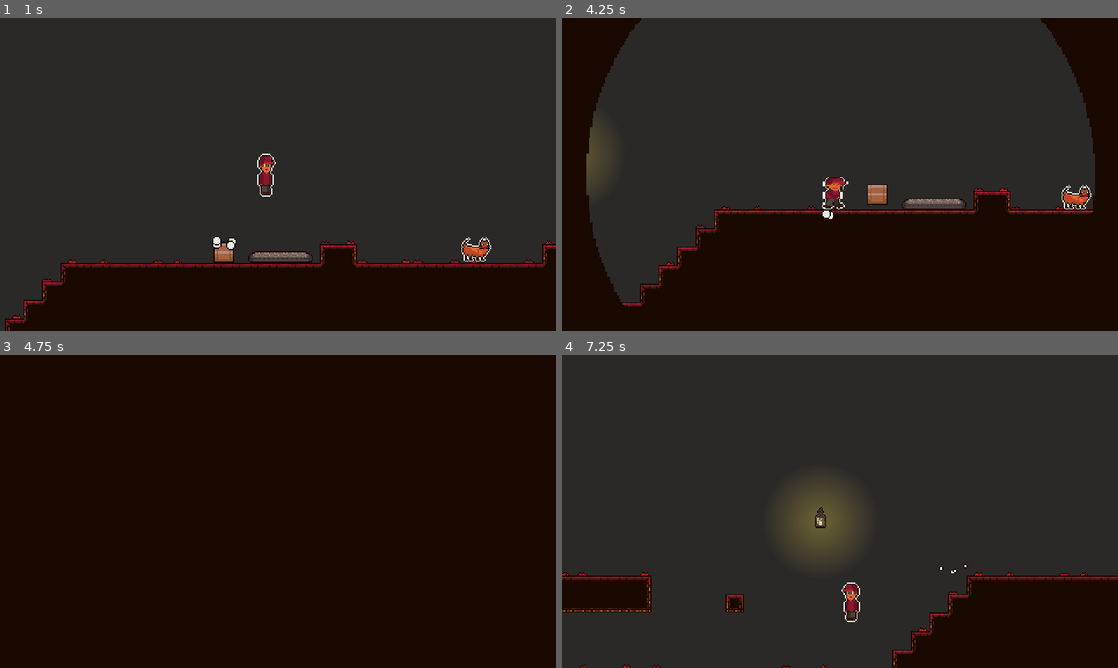
Above: before the commit, frames 1-4 (two rows, left to right).
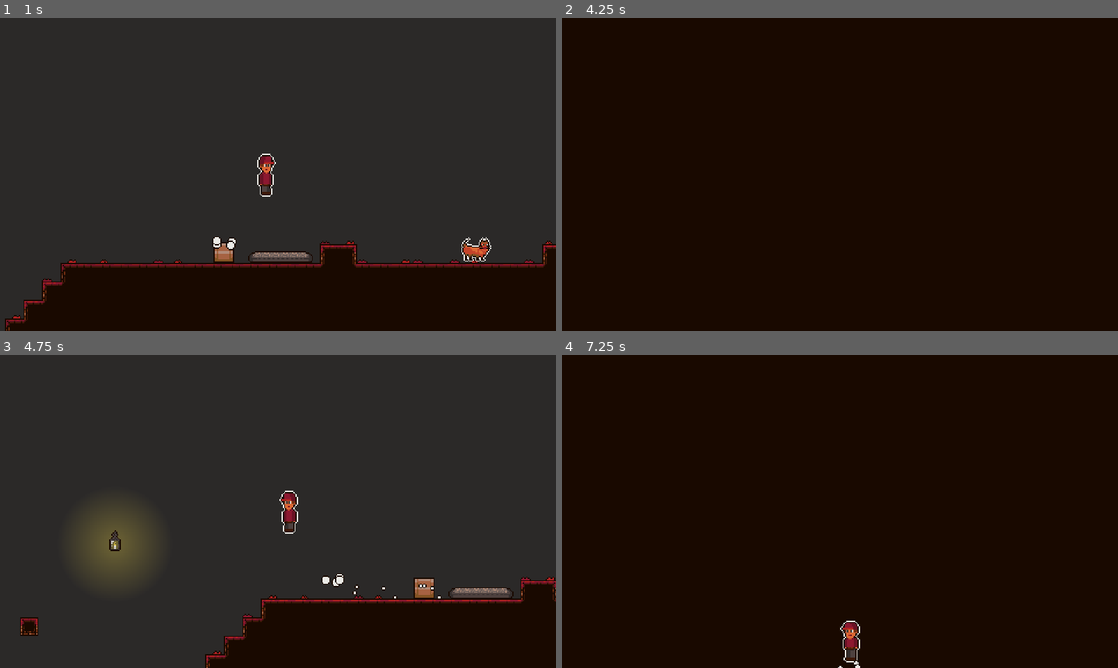
Above: after the commit, the same moments.

Repository: RemyIsCool/Carrying-Thing-Game
Game: Godot game, scene res://Levels/TestScene.tscn
Two runs of this game, one before a commit and one after it. Both use one fixed random seed, a clock stepped at 60 frames per second and the inputs below.
Inputs:
- Up to frame 1 (1 s): hold D (right) from 0.53 s (still down); tap Space (pick_up_throw) at 0.6 s; tap W (jump) at 0.77 s
- Up to frame 2 (4.25 s): tap Space (pick_up_throw) every 0.75 s from 1.35 to 3.6 s; tap W (jump) at 1.52, 3.02, 3.77 s; release D (right) at 2.03 s; hold A (left) 2.03-2.78 s; hold D (right) from 2.78 s (still down); tap R (restart, bound only before the commit) at 4.15 s
- Up to frame 3 (4.75 s): release D (right) at 4.28 s; hold A (left) from 4.28 s (still down); tap Space (pick_up_throw) at 4.35 s; tap W (jump) at 4.52 s
- Up to frame 4 (7.25 s): release A (left) at 5.03 s; hold D (right) 5.03-5.78 s; tap Space (pick_up_throw) at 5.1, 5.85, 6.6 s; hold A (left) from 5.78 s (still down); tap W (jump) at 6.02, 6.77 s

Frame 1 is identical in both runs. In frame 2, 57% of the frame differs, in the area x 4-96%, y 0-93%; in frame 3, 87%; in frame 4, 89%, in the area x 0-100%, y 0-100%.

Commit message:
changed some stuff idk

Diff:
--- a/CatLitter/CatLitterLeft.tscn
+++ b/CatLitter/CatLitterLeft.tscn
@@ -4,8 +4,8 @@
 [ext_resource path="res://DeathTrigger/DeathTrigger.tscn" type="PackedScene" id=2]
 
 [node name="CatLitterLeft" type="StaticBody2D" groups=["platform"]]
-collision_layer = 32776
-collision_mask = 32776
+collision_layer = 8
+collision_mask = 8
 
 [node name="Sprite" type="Sprite" parent="."]
 z_index = 100
--- a/CatLitter/CatLitterMiddle.tscn
+++ b/CatLitter/CatLitterMiddle.tscn
@@ -7,8 +7,8 @@
 extents = Vector2( 4, 4.5 )
 
 [node name="CatLitterMiddle" type="StaticBody2D" groups=["platform"]]
-collision_layer = 32776
-collision_mask = 32776
+collision_layer = 8
+collision_mask = 8
 
 [node name="Sprite" type="Sprite" parent="."]
 z_index = 100
--- a/CatLitter/CatLitterRight.tscn
+++ b/CatLitter/CatLitterRight.tscn
@@ -4,8 +4,8 @@
 [ext_resource path="res://DeathTrigger/DeathTrigger.tscn" type="PackedScene" id=2]
 
 [node name="CatLitterRight" type="StaticBody2D" groups=["platform"]]
-collision_layer = 32776
-collision_mask = 32776
+collision_layer = 8
+collision_mask = 8
 
 [node name="Sprite" type="Sprite" parent="."]
 z_index = 100
--- a/DeathTrigger/DeathTrigger.gd
+++ b/DeathTrigger/DeathTrigger.gd
@@ -4,3 +4,6 @@
 func _physics_process(delta: float) -> void:
 	if overlaps_body(GlobalNodes.player):
 		GlobalNodes.player.die()
+
+	if overlaps_body(GlobalNodes.box):
+		GlobalNodes.box.position = GlobalNodes.player.position
--- a/DeathTrigger/DeathTrigger.tscn
+++ b/DeathTrigger/DeathTrigger.tscn
@@ -5,6 +5,8 @@
 [sub_resource type="RectangleShape2D" id=1]
 
 [node name="DeathTrigger" type="Area2D"]
+collision_layer = 32769
+collision_mask = 32769
 script = ExtResource( 1 )
 
 [node name="CollisionShape2D" type="CollisionShape2D" parent="."]
--- a/FallingPlatform/FallingPlatform.gd
+++ b/FallingPlatform/FallingPlatform.gd
@@ -3,9 +3,8 @@
 
 
 func _physics_process(delta: float) -> void:
-	if $PlayerDetector.overlaps_body(GlobalNodes.player):
-		$AnimationPlayer.play("crumble")
-
+	if $PlayerDetector.overlaps_body(GlobalNodes.player) and $FallTimer.time_left <= 0:
+		$FallTimer.start()
 
 func _on_AppearTimer_timeout() -> void:
 	$AnimationPlayer.play("RESET")
@@ -16,3 +15,8 @@
 # Never gonna make you cry
 # Never gonna say goodbye
 # Never gonna tell a lie and hurt you
+
+
+func _on_FallTimer_timeout() -> void:
+	if $PlayerDetector.overlaps_body(GlobalNodes.player):
+		$AnimationPlayer.play("crumble")
--- a/FallingPlatform/FallingPlatform.tscn
+++ b/FallingPlatform/FallingPlatform.tscn
@@ -13,7 +13,7 @@
 [sub_resource type="Animation" id=4]
 length = 0.001
 tracks/0/type = "value"
-tracks/0/path = NodePath("CollisionShape2D:shape:extents")
+tracks/0/path = NodePath("PlayerDetector:position")
 tracks/0/interp = 1
 tracks/0/loop_wrap = true
 tracks/0/imported = false
@@ -22,10 +22,10 @@
 "times": PoolRealArray( 0 ),
 "transitions": PoolRealArray( 1 ),
 "update": 0,
-"values": [ Vector2( 32, 8 ) ]
+"values": [ Vector2( 0, -10 ) ]
 }
 tracks/1/type = "value"
-tracks/1/path = NodePath("CollisionShape2D:position")
+tracks/1/path = NodePath("Sprite:frame")
 tracks/1/interp = 1
 tracks/1/loop_wrap = true
 tracks/1/imported = false
@@ -33,11 +33,11 @@
 tracks/1/keys = {
 "times": PoolRealArray( 0 ),
 "transitions": PoolRealArray( 1 ),
-"update": 0,
-"values": [ Vector2( 0, 0 ) ]
+"update": 1,
+"values": [ 0 ]
 }
 tracks/2/type = "value"
-tracks/2/path = NodePath("PlayerDetector:position")
+tracks/2/path = NodePath("CollisionShape2D:disabled")
 tracks/2/interp = 1
 tracks/2/loop_wrap = true
 tracks/2/imported = false
@@ -45,11 +45,11 @@
 tracks/2/keys = {
 "times": PoolRealArray( 0 ),
 "transitions": PoolRealArray( 1 ),
-"update": 0,
-"values": [ Vector2( 0, -10 ) ]
+"update": 1,
+"values": [ false ]
 }
 tracks/3/type = "value"
-tracks/3/path = NodePath("Sprite:frame")
+tracks/3/path = NodePath("PlayerDetector/CollisionShape2D:disabled")
 tracks/3/interp = 1
 tracks/3/loop_wrap = true
 tracks/3/imported = false
@@ -58,10 +58,10 @@
 "times": PoolRealArray( 0 ),
 "transitions": PoolRealArray( 1 ),
 "update": 1,
-"values": [ 0 ]
-}
-tracks/4/type = "value"
-tracks/4/path = NodePath("CollisionShape2D:disabled")
+"values": [ false ]
+}
+tracks/4/type = "method"
+tracks/4/path = NodePath("Particles")
 tracks/4/interp = 1
 tracks/4/loop_wrap = true
 tracks/4/imported = false
@@ -69,11 +69,13 @@
 tracks/4/keys = {
 "times": PoolRealArray( 0 ),
 "transitions": PoolRealArray( 1 ),
-"update": 1,
-"values": [ false ]
+"values": [ {
+"args": [  ],
+"method": "restart"
+} ]
 }
 tracks/5/type = "value"
-tracks/5/path = NodePath("PlayerDetector/CollisionShape2D:disabled")
+tracks/5/path = NodePath("Sprite:visible")
 tracks/5/interp = 1
 tracks/5/loop_wrap = true
 tracks/5/imported = false
@@ -82,38 +84,12 @@
 "times": PoolRealArray( 0 ),
 "transitions": PoolRealArray( 1 ),
 "update": 1,
-"values": [ false ]
-}
-tracks/6/type = "method"
-tracks/6/path = NodePath("Particles")
-tracks/6/interp = 1
-tracks/6/loop_wrap = true
-tracks/6/imported = false
-tracks/6/enabled = true
-tracks/6/keys = {
-"times": PoolRealArray( 0 ),
-"transitions": PoolRealArray( 1 ),
-"values": [ {
-"args": [  ],
-"method": "restart"
-} ]
-}
-tracks/7/type = "value"
-tracks/7/path = NodePath("Sprite:visible")
-tracks/7/interp = 1
-tracks/7/loop_wrap = true
-tracks/7/imported = false
-tracks/7/enabled = true
-tracks/7/keys = {
-"times": PoolRealArray( 0 ),
-"transitions": PoolRealArray( 1 ),
-"update": 1,
 "values": [ true ]
 }
 
 [sub_resource type="Animation" id=3]
 resource_name = "crumble"
-length = 2.4
+length = 0.6
 tracks/0/type = "value"
 tracks/0/path = NodePath("Sprite:frame")
 tracks/0/interp = 1
@@ -121,98 +97,74 @@
 tracks/0/imported = false
 tracks/0/enabled = true
 tracks/0/keys = {
-"times": PoolRealArray( 0, 0.4, 0.8, 1.2, 1.6, 2 ),
+"times": PoolRealArray( 0.1, 0.2, 0.3, 0.4, 0.5, 0.6 ),
 "transitions": PoolRealArray( 1, 1, 1, 1, 1, 1 ),
 "update": 1,
 "values": [ 0, 1, 2, 3, 4, 5 ]
 }
 tracks/1/type = "value"
-tracks/1/path = NodePath("CollisionShape2D:position")
+tracks/1/path = NodePath("CollisionShape2D:disabled")
 tracks/1/interp = 1
 tracks/1/loop_wrap = true
 tracks/1/imported = false
 tracks/1/enabled = true
 tracks/1/keys = {
-"times": PoolRealArray( 0, 2.4 ),
+"times": PoolRealArray( 0, 0.6 ),
 "transitions": PoolRealArray( 1, 1 ),
-"update": 0,
-"values": [ Vector2( 0, 0 ), Vector2( 0, 6.5 ) ]
+"update": 1,
+"values": [ false, true ]
 }
 tracks/2/type = "value"
-tracks/2/path = NodePath("CollisionShape2D:shape:extents")
+tracks/2/path = NodePath("PlayerDetector/CollisionShape2D:disabled")
 tracks/2/interp = 1
 tracks/2/loop_wrap = true
 tracks/2/imported = false
 tracks/2/enabled = true
 tracks/2/keys = {
-"times": PoolRealArray( 0, 2.4 ),
+"times": PoolRealArray( 0, 0.6 ),
 "transitions": PoolRealArray( 1, 1 ),
-"update": 0,
-"values": [ Vector2( 32, 8 ), Vector2( 32, 1.5 ) ]
-}
-tracks/3/type = "value"
-tracks/3/path = NodePath("CollisionShape2D:disabled")
+"update": 1,
+"values": [ true, true ]
+}
+tracks/3/type = "method"
+tracks/3/path = NodePath("AppearTimer")
 tracks/3/interp = 1
 tracks/3/loop_wrap = true
 tracks/3/imported = false
 tracks/3/enabled = true
 tracks/3/keys = {
-"times": PoolRealArray( 0, 2.4 ),
-"transitions": PoolRealArray( 1, 1 ),
-"update": 1,
-"values": [ false, true ]
-}
-tracks/4/type = "value"
-tracks/4/path = NodePath("PlayerDetector/CollisionShape2D:disabled")
+"times": PoolRealArray( 0.6 ),
+"transitions": PoolRealArray( 1 ),
+"values": [ {
+"args": [ -1 ],
+"method": "start"
+} ]
+}
+tracks/4/type = "method"
+tracks/4/path = NodePath("Particles")
 tracks/4/interp = 1
 tracks/4/loop_wrap = true
 tracks/4/imported = false
 tracks/4/enabled = true
 tracks/4/keys = {
-"times": PoolRealArray( 0, 2.4 ),
-"transitions": PoolRealArray( 1, 1 ),
-"update": 1,
-"values": [ true, true ]
-}
-tracks/5/type = "method"
-tracks/5/path = NodePath("AppearTimer")
+"times": PoolRealArray( 0.6 ),
+"transitions": PoolRealArray( 1 ),
+"values": [ {
+"args": [  ],
+"method": "restart"
+} ]
+}
+tracks/5/type = "value"
+tracks/5/path = NodePath("Sprite:visible")
 tracks/5/interp = 1
 tracks/5/loop_wrap = true
 tracks/5/imported = false
 tracks/5/enabled = true
 tracks/5/keys = {
-"times": PoolRealArray( 2.4 ),
-"transitions": PoolRealArray( 1 ),
-"values": [ {
-"args": [ -1 ],
-"method": "start"
-} ]
-}
-tracks/6/type = "method"
-tracks/6/path = NodePath("Particles")
-tracks/6/interp = 1
-tracks/6/loop_wrap = true
-tracks/6/imported = false
-tracks/6/enabled = true
-tracks/6/keys = {
-"times": PoolRealArray( 2.4 ),
-"transitions": PoolRealArray( 1 ),
-"values": [ {
-"args": [  ],
-"method": "restart"
-} ]
-}
-tracks/7/type = "value"
-tracks/7/path = NodePath("Sprite:visible")
-tracks/7/interp = 1
-tracks/7/loop_wrap = true
-tracks/7/imported = false
-tracks/7/enabled = true
-tracks/7/keys = {
-"times": PoolRealArray( 2.4 ),
-"transitions": PoolRealArray( 1 ),
-"update": 1,
-"values": [ false ]
+"times": PoolRealArray( 0, 0.6 ),
+"transitions": PoolRealArray( 1, 1 ),
+"update": 1,
+"values": [ true, false ]
 }
 
 [sub_resource type="CanvasItemMaterial" id=5]
@@ -230,7 +182,7 @@
 orbit_velocity_random = 0.0
 anim_speed = 1.0
 
-[node name="FallingPlatformLeft" type="StaticBody2D"]
+[node name="FallingPlatform" type="StaticBody2D"]
 collision_layer = 32777
 collision_mask = 32777
 script = ExtResource( 2 )
@@ -249,6 +201,7 @@
 shape = SubResource( 2 )
 
 [node name="AnimationPlayer" type="AnimationPlayer" parent="."]
+playback_speed = 1.5
 anims/RESET = SubResource( 4 )
 anims/crumble = SubResource( 3 )
 
@@ -264,4 +217,9 @@
 process_material = SubResource( 6 )
 texture = ExtResource( 3 )
 
+[node name="FallTimer" type="Timer" parent="."]
+wait_time = 0.1
+one_shot = true
+
 [connection signal="timeout" from="AppearTimer" to="." method="_on_AppearTimer_timeout"]
+[connection signal="timeout" from="FallTimer" to="." method="_on_FallTimer_timeout"]
--- a/Levels/TestScene.tscn
+++ b/Levels/TestScene.tscn
@@ -747,8 +747,8 @@
 tile_data = PoolIntArray( 458792, 24, 0, 458793, 25, 0, 458804, 26, 0, 524292, 26, 0, 524293, 24, 0, 524296, 25, 0, 524 …(13413 unchanged characters)…
 
 [node name="DeathTrigger2" parent="." instance=ExtResource( 10 )]
-position = Vector2( 352, 341 )
-scale = Vector2( 138.426, 10.7972 )
+position = Vector2( 353, 553 )
+scale = Vector2( 130.423, 13.4095 )
 
 [node name="CatLitterLeft" parent="." instance=ExtResource( 14 )]
 position = Vector2( 582, 139 )
@@ -771,5 +771,5 @@
 [node name="CatLitterRight" parent="." instance=ExtResource( 16 )]
 position = Vector2( 630, 139 )
 
-[node name="FallingPlatformLeft" parent="." instance=ExtResource( 17 )]
-position = Vector2( 956, 102 )
+[node name="FallingPlatform" parent="." instance=ExtResource( 17 )]
+position = Vector2( 909, 105 )
--- a/SceneLoader/SceneLoader.gd
+++ b/SceneLoader/SceneLoader.gd
@@ -17,7 +17,3 @@
 		$AnimationPlayer.play("zoom_out")
 	elif anim_name == "zoom_out":
 		$CanvasLayer.visible = false
-
-func _unhandled_input(event: InputEvent) -> void:
-	if event.is_action_pressed("restart"):
-		change_scene(get_tree().current_scene.filename)
--- a/project.godot
+++ b/project.godot
@@ -80,12 +80,6 @@
 , Object(InputEventJoypadButton,"resource_local_to_scene":false,"resource_name":"","device":0,"button_index":3,"pressure":0.0,"pressed":false,"script":null)
  ]
 }
-restart={
-"deadzone": 0.5,
-"events": [ Object(InputEventKey,"resource_local_to_scene":false,"resource_name":"","device":0,"alt":false,"shift":false,"control":false,"meta":false,"command":false,"pressed":false,"scancode":82,"physical_scancode":0,"unicode":0,"echo":false,"script":null)
-, Object(InputEventJoypadButton,"resource_local_to_scene":false,"resource_name":"","device":0,"button_index":10,"pressure":0.0,"pressed":false,"script":null)
- ]
-}
 
 [layer_names]
 
